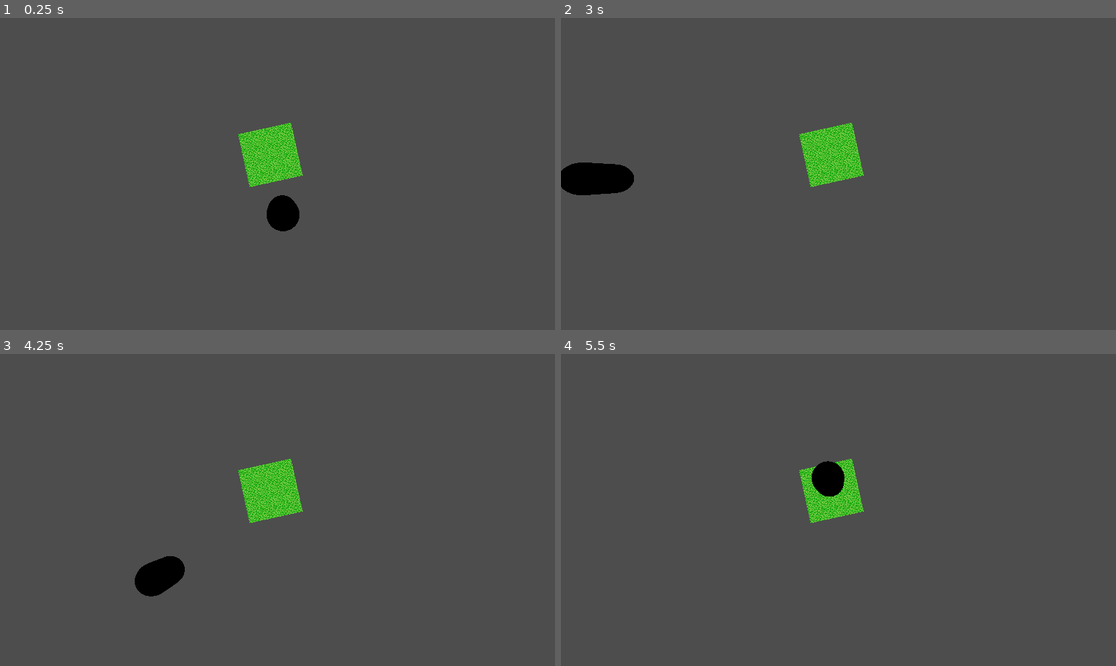
Above: before the commit, frames 1-4 (two rows, left to right).
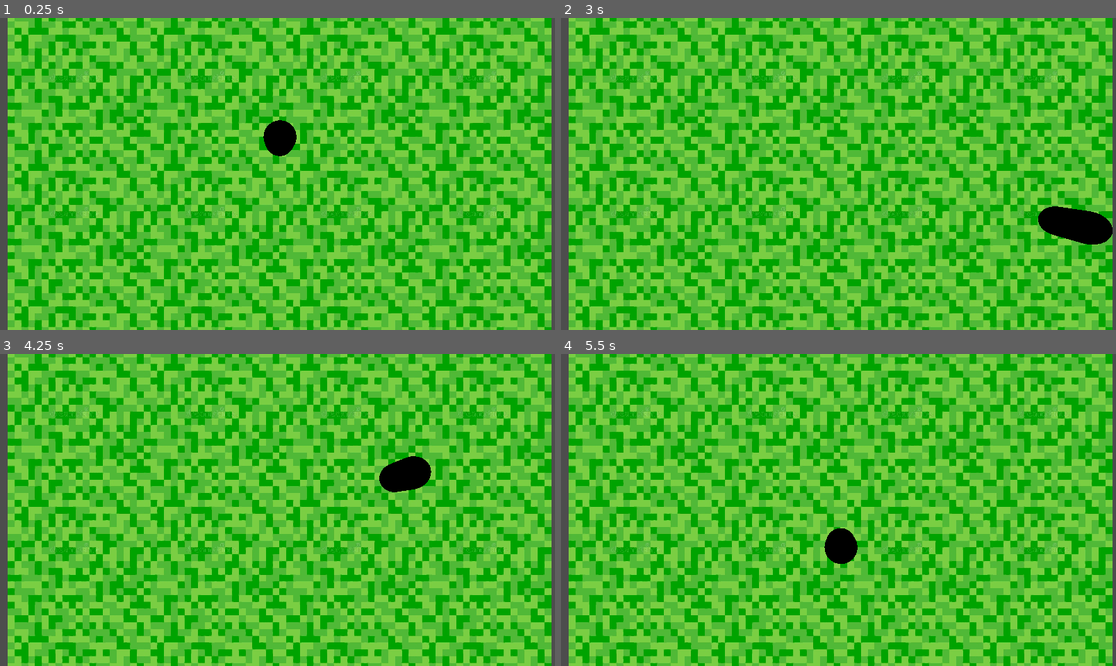
Above: after the commit, the same moments.

Repository: ESORRAL/TD2_Godot
Game: Godot game, scene res://main.tscn
Two runs of this game, one before a commit and one after it. Both use one fixed random seed, a clock stepped at 60 frames per second and the inputs below. Before the commit the project has no main scene; this scene is started directly in both runs.
Inputs:
- Up to frame 1 (0.25 s): no input
- Up to frame 2 (3 s): tap Enter at 0.5 s; hold D (p_right) 0.53-1.28 s; hold S (p_down) 1.28-2.03 s; hold D (p_right) 2.03-2.78 s; hold W (p_up) from 2.78 s (still down)
- Up to frame 3 (4.25 s): release W (p_up) at 3.53 s; hold A (p_left) from 3.53 s (still down)
- Up to frame 4 (5.5 s): release A (p_left) at 5.03 s; hold S (p_down) from 5.03 s (still down)

The runs differ from the first frame. In frame 1, 98% of the frame differs, in the area x 1-100%, y 0-100%; in frame 2, 98%; in frame 3, 97%; in frame 4, 98%.

Commit message:
Modif taille de la map

Diff:
--- a/bomber-man/main.tscn
+++ b/bomber-man/main.tscn
@@ -9,8 +9,8 @@
 transform = Transform3D(1, 0, 0, 0, 1, 0, 0, 0, 1, 0, 1, 0)
 
 [node name="GridMap" parent="." unique_id=368750449 instance=ExtResource("2_0xm2m")]
-transform = Transform3D(1, 0, 0, 0, 1, 0, 0, 0, 1, 0, 0, 2)
+transform = Transform3D(10, 0, 0, 0, 10, 0, 0, 0, 10, 0, 0, 0)
 
 [node name="Camera3D" type="Camera3D" parent="." unique_id=1070154041]
-transform = Transform3D(-0.9766723, -0.21470882, 0.003372908, 0, 0.015707282, 0.9998767, -0.2147353, 0.97655183, -0.015340867, -0.076024294, 8.658199, 1.1204593)
+transform = Transform3D(1, 0, 0, 0, -4.371139e-08, 1, 0, -1, -4.371139e-08, -0.076024294, 8.658199, 1.1204593)
 fov = 67.072334
--- a/bomber-man/project.godot
+++ b/bomber-man/project.godot
@@ -11,6 +11,7 @@
 [application]
 
 config/name="Bomber-Man"
+run/main_scene="uid://cad7nkex7cwv2"
 config/features=PackedStringArray("4.6", "GL Compatibility")
 config/icon="res://icon.svg"
 
